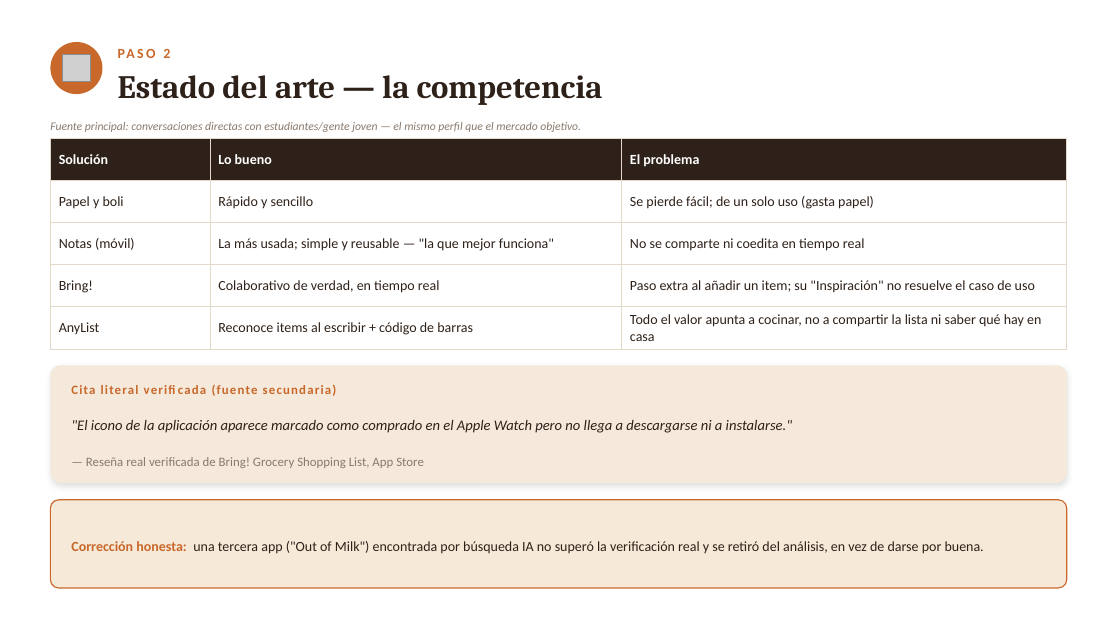
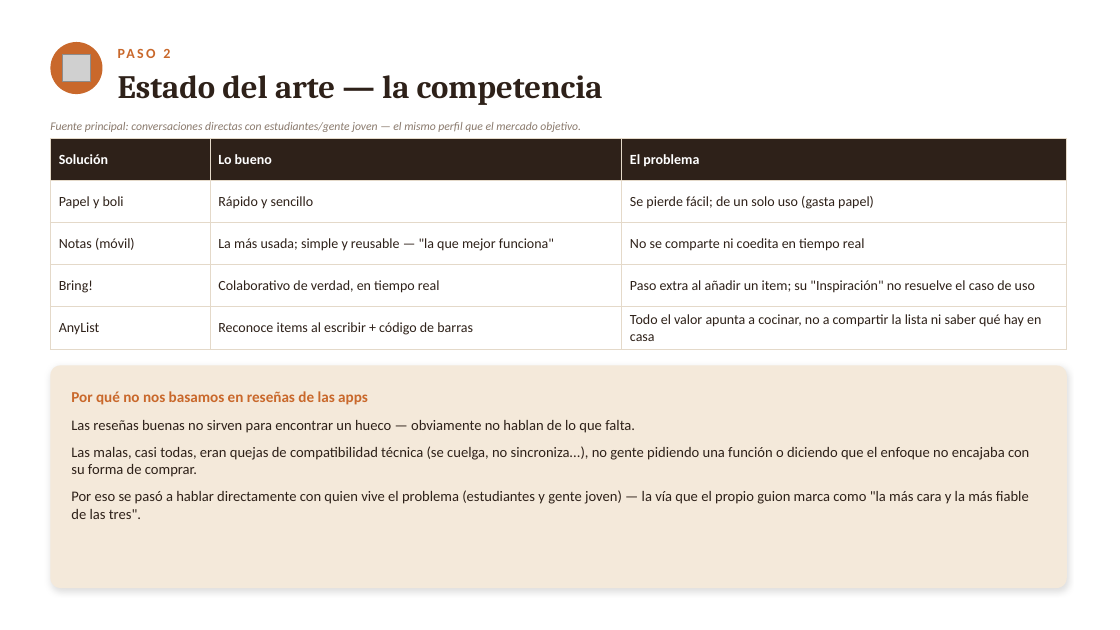
Before and after one commit to lagoanadia/Larder, a slide deck: slide 3 of docs/larder-presentacion.pptx. Drawn at 1120x630 pixels with LibreOffice and Linux fonts; fonts in the diff are those of the drawing; grey boxes stand for pictures. Boxes give left, top, right and bottom in pixels: in the first picture for what was removed or moved away, otherwise in the second. Text is boxed around its words. In the diff, an @@ line names an element or a change of style, - is before the commit and + after.

```diff
--- a/docs/larder-presentacion.pptx
+++ b/docs/larder-presentacion.pptx
@@ rounded rectangle: place and size @@
-rounded rectangle at [50,365,1067,483]
+rounded rectangle at [50,365,1067,588]
@@ rounded rectangle at [50,365,1067,588]: proportions changed @@
@@ text "Las reseñas buenas no sirven ..." at [71,420,1029,519]: vertical alignment middle to top @@
@@ text at [71,391,368,405]: text changed; size 11 to 13 pt @@
-Cita literal verificada (fuente secundaria)
+Por qué no nos basamos en reseñas de las apps
@@ text at [71,420,1029,519]: text changed; italic off @@
-"El icono de la aplicación aparece marcado como comprado en el Apple Watch pero no llega a descargarse ni a instalarse."
+Las reseñas buenas no sirven para encontrar un hueco — obviamente no hablan de lo que falta.
+Las malas, casi todas, eran quejas de compatibilidad técnica (se cuelga, no sincroniza...), no gente pidiendo una función o diciendo que el enfoque no encajaba con su forma de comprar.
+Por eso se pasó a hablar directamente con quien vive el problema (estudiantes y gente joven) — la vía que el propio guion marca como "la más cara y la más fiable de las tres".
@@ text removed at [86,457,424,468] @@
-— Reseña real verificada de Bring! Grocery Shopping List, App Store
@@ rounded rectangle removed at [50,500,1067,588] @@
@@ text removed at [71,541,984,554] @@
-Corrección honesta: una tercera app ("Out of Milk") encontrada por búsqueda IA no superó la verificación real y se retiró del análisis, en vez de darse por buena.
```
